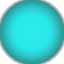
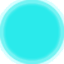
Layer changes from the first 64px x 64px image to the second:
pixels changed over (0, 0, 64, 64) (layer not identified)
